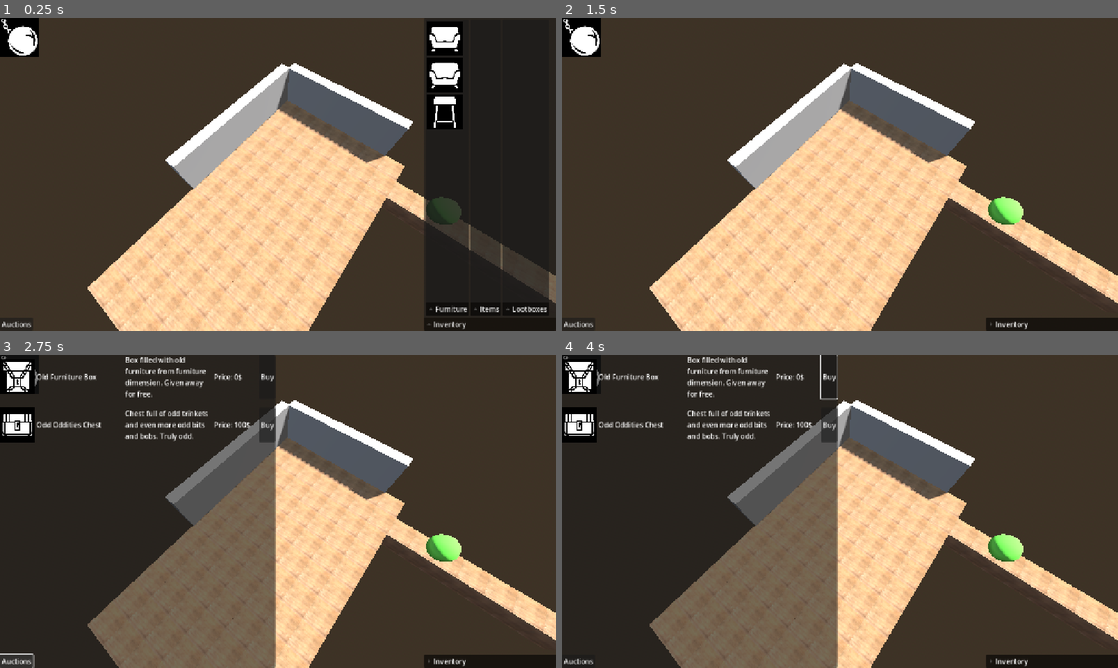
Above: before the commit, frames 1-4 (two rows, left to right).
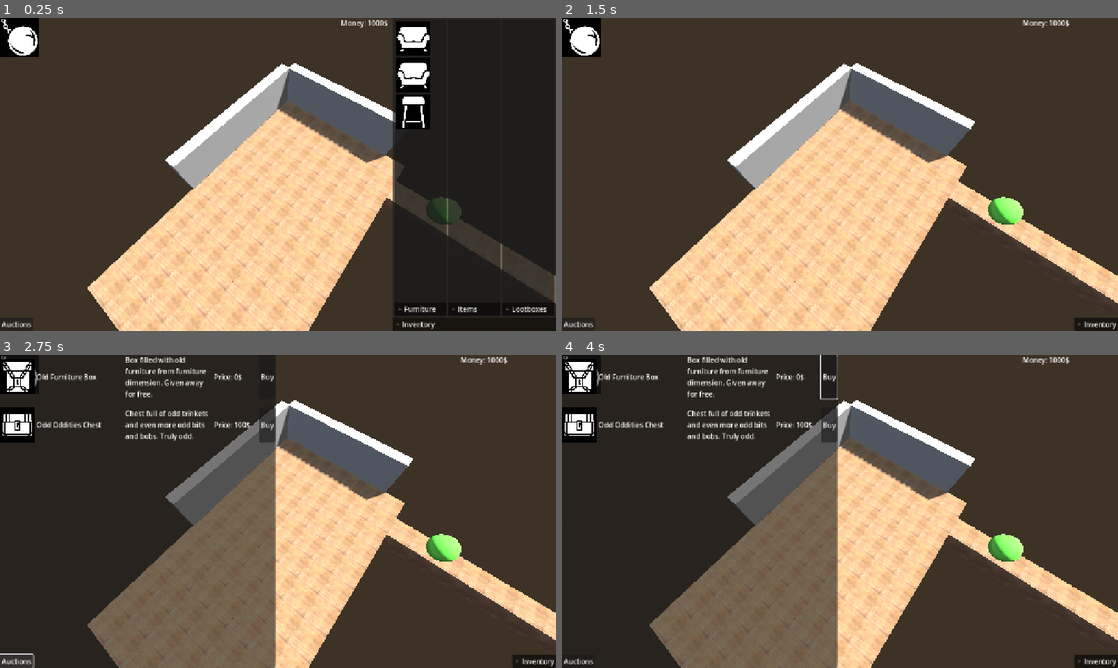
Above: after the commit, the same moments.

Repository: IkutiDev/furniture-hunter
Game: Godot game, scene res://player_room.tscn
Two runs of this game, one before a commit and one after it. Both use one fixed random seed, a clock stepped at 60 frames per second and the inputs below.
Inputs (mouse positions are in pixels of both pictures, inside the frame that each line leads up to; where the layout moved, square brackets give the same spot in the first picture):
- Up to frame 1 (0.25 s): no input
- Up to frame 2 (1.5 s): click (973, 39) [1006, 39] at 0.5 s; click (584, 36) at 1.25 s
- Up to frame 3 (2.75 s): click "Auctions" at 2 s
- Up to frame 4 (4 s): click "Buy" at 2.75 s; click (584, 373) at 3.5 s

The runs differ from the first frame. In frame 1, 8.0% of the frame differs, in the area x 61-100%, y 0-100%; in frame 2, 0.8%; in frame 3, 0.8%; in frame 4, 0.8%.

Commit message:
UI showing how much money player has

Diff:
--- a/UI/building_phase_ui.gd
+++ b/UI/inventory_ui.gd
@@ -10,12 +10,19 @@
 @export var item_button_scene : PackedScene
 @export var lootbox_button_scene : PackedScene
 
+@export var money_label : Label
+
 func _ready() -> void:
 	destroy_button.pressed.connect(destroy_furniture_button_pressed)
 	EventBus.available_furniture_changed.connect(update_furniture_inventory)
 	EventBus.available_items_changed.connect(update_items_inventory)
 	EventBus.available_lootboxes_changed.connect(update_lootboxes_inventory)
+	EventBus.money_value_changed.connect(on_money_value_changed)
 	update_furniture_inventory()
+	on_money_value_changed()
+
+func on_money_value_changed() -> void:
+	money_label.text = str(PlayerInventory.money) + "$"
 
 func destroy_furniture_button_pressed() -> void:
 	EventBus.deselect_current_furniture.emit()
--- a/UI/inventory_ui.tscn
+++ b/UI/inventory_ui.tscn
@@ -1,14 +1,12 @@
-[gd_scene load_steps=7 format=3 uid="uid://5eeyn2nbl4it"]
+[gd_scene load_steps=6 format=3 uid="uid://5eeyn2nbl4it"]
 
-[ext_resource type="Script" uid="uid://c1ja3t7yps2yn" path="res://UI/building_phase_ui.gd" id="1_qfk0h"]
+[ext_resource type="Script" uid="uid://c1ja3t7yps2yn" path="res://UI/inventory_ui.gd" id="1_qfk0h"]
 [ext_resource type="PackedScene" uid="uid://cwb6lpaeqxch" path="res://UI/furniture_icon_button.tscn" id="2_oaa25"]
 [ext_resource type="Texture2D" uid="uid://rts31v4bln5h" path="res://UI/WIP_icons/wrecking-ball.png" id="2_rymvy"]
 [ext_resource type="PackedScene" uid="uid://co6h4573ya6fr" path="res://UI/item_icon_button.tscn" id="3_skrcx"]
 [ext_resource type="PackedScene" uid="uid://dg83k0fhcv1t4" path="res://UI/lootbox_icon_button.tscn" id="4_ylc1n"]
 
-[sub_resource type="StyleBoxEmpty" id="StyleBoxEmpty_qfk0h"]
-
-[node name="InventoryUI" type="Control" node_paths=PackedStringArray("destroy_button", "main_inventory_fold_container", "furniture_inventory_visual_container", "items_inventory_visual_container", "lootboxes_inventory_visual_container")]
+[node name="InventoryUI" type="Control" node_paths=PackedStringArray("destroy_button", "main_inventory_fold_container", "furniture_inventory_visual_container", "items_inventory_visual_container", "lootboxes_inventory_visual_container", "money_label")]
 layout_mode = 3
 anchors_preset = 15
 anchor_right = 1.0
@@ -18,71 +16,82 @@
 mouse_filter = 2
 script = ExtResource("1_qfk0h")
 destroy_button = NodePath("RemoveFurnitureButton")
-main_inventory_fold_container = NodePath("InvetoryContainer/FoldableContainer")
-furniture_inventory_visual_container = NodePath("InvetoryContainer/FoldableContainer/HBoxContainer/FurnitureContainer/ScrollContainer/VBoxContainer")
-items_inventory_visual_container = NodePath("InvetoryContainer/FoldableContainer/HBoxContainer/ItemsContainer/ScrollContainer/VBoxContainer")
-lootboxes_inventory_visual_container = NodePath("InvetoryContainer/FoldableContainer/HBoxContainer/LootboxesContainer/ScrollContainer/VBoxContainer")
+main_inventory_fold_container = NodePath("HSplitContainer/FoldableContainer")
+furniture_inventory_visual_container = NodePath("HSplitContainer/FoldableContainer/HBoxContainer/FurnitureContainer/ScrollContainer/VBoxContainer")
+items_inventory_visual_container = NodePath("HSplitContainer/FoldableContainer/HBoxContainer/ItemsContainer/ScrollContainer/VBoxContainer")
+lootboxes_inventory_visual_container = NodePath("HSplitContainer/FoldableContainer/HBoxContainer/LootboxesContainer/ScrollContainer/VBoxContainer")
 furniture_button_scene = ExtResource("2_oaa25")
 item_button_scene = ExtResource("3_skrcx")
 lootbox_button_scene = ExtResource("4_ylc1n")
+money_label = NodePath("HSplitContainer/VBoxContainer/HBoxContainer/MoneyDynamicLabel")
 
-[node name="InvetoryContainer" type="HSplitContainer" parent="."]
+[node name="HSplitContainer" type="HSplitContainer" parent="."]
 layout_mode = 1
-anchors_preset = 15
+anchors_preset = 11
+anchor_left = 1.0
 anchor_right = 1.0
 anchor_bottom = 1.0
-grow_horizontal = 2
+grow_horizontal = 0
 grow_vertical = 2
-mouse_filter = 2
-split_offset = 330
 
-[node name="Panel" type="Panel" parent="InvetoryContainer"]
+[node name="VBoxContainer" type="VBoxContainer" parent="HSplitContainer"]
 layout_mode = 2
-size_flags_horizontal = 3
-mouse_filter = 2
-theme_override_styles/panel = SubResource("StyleBoxEmpty_qfk0h")
 
-[node name="FoldableContainer" type="FoldableContainer" parent="InvetoryContainer"]
+[node name="HBoxContainer" type="HBoxContainer" parent="HSplitContainer/VBoxContainer"]
+layout_mode = 2
+
+[node name="MoneyStaticLabel" type="Label" parent="HSplitContainer/VBoxContainer/HBoxContainer"]
+layout_mode = 2
+text = "Money:"
+
+[node name="MoneyDynamicLabel" type="Label" parent="HSplitContainer/VBoxContainer/HBoxContainer"]
+layout_mode = 2
+text = "9999$"
+
+[node name="FoldableContainer" type="FoldableContainer" parent="HSplitContainer"]
 layout_mode = 2
 size_flags_horizontal = 3
 title = "Inventory"
 title_position = 1
 
-[node name="HBoxContainer" type="HBoxContainer" parent="InvetoryContainer/FoldableContainer"]
+[node name="HBoxContainer" type="HBoxContainer" parent="HSplitContainer/FoldableContainer"]
 layout_mode = 2
 
-[node name="FurnitureContainer" type="FoldableContainer" parent="InvetoryContainer/FoldableContainer/HBoxContainer"]
+[node name="FurnitureContainer" type="FoldableContainer" parent="HSplitContainer/FoldableContainer/HBoxContainer"]
+custom_minimum_size = Vector2(120, 0)
 layout_mode = 2
 title = "Furniture"
 title_position = 1
 
-[node name="ScrollContainer" type="ScrollContainer" parent="InvetoryContainer/FoldableContainer/HBoxContainer/FurnitureContainer"]
+[node name="ScrollContainer" type="ScrollContainer" parent="HSplitContainer/FoldableContainer/HBoxContainer/FurnitureContainer"]
 layout_mode = 2
 
-[node name="VBoxContainer" type="VBoxContainer" parent="InvetoryContainer/FoldableContainer/HBoxContainer/FurnitureContainer/ScrollContainer"]
+[node name="VBoxContainer" type="VBoxContainer" parent="HSplitContainer/FoldableContainer/HBoxContainer/FurnitureContainer/ScrollContainer"]
 layout_mode = 2
 
-[node name="ItemsContainer" type="FoldableContainer" parent="InvetoryContainer/FoldableContainer/HBoxContainer"]
+[node name="ItemsContainer" type="FoldableContainer" parent="HSplitContainer/FoldableContainer/HBoxContainer"]
+custom_minimum_size = Vector2(120, 0)
 layout_mode = 2
 title = "Items"
 title_position = 1
 
-[node name="ScrollContainer" type="ScrollContainer" parent="InvetoryContainer/FoldableContainer/HBoxContainer/ItemsContainer"]
+[node name="ScrollContainer" type="ScrollContainer" parent="HSplitContainer/FoldableContainer/HBoxContainer/ItemsContainer"]
 layout_mode = 2
 
-[node name="VBoxContainer" type="VBoxContainer" parent="InvetoryContainer/FoldableContainer/HBoxContainer/ItemsContainer/ScrollContainer"]
+[node name="VBoxContainer" type="VBoxContainer" parent="HSplitContainer/FoldableContainer/HBoxContainer/ItemsContainer/ScrollContainer"]
 layout_mode = 2
 size_flags_horizontal = 4
 
-[node name="LootboxesContainer" type="FoldableContainer" parent="InvetoryContainer/FoldableContainer/HBoxContainer"]
+[node name="LootboxesContainer" type="FoldableContainer" parent="HSplitContainer/FoldableContainer/HBoxContainer"]
+custom_minimum_size = Vector2(120, 0)
 layout_mode = 2
 title = "Lootboxes"
 title_position = 1
 
-[node name="ScrollContainer" type="ScrollContainer" parent="InvetoryContainer/FoldableContainer/HBoxContainer/LootboxesContainer"]
+[node name="ScrollContainer" type="ScrollContainer" parent="HSplitContainer/FoldableContainer/HBoxContainer/LootboxesContainer"]
 layout_mode = 2
 
-[node name="VBoxContainer" type="VBoxContainer" parent="InvetoryContainer/FoldableContainer/HBoxContainer/LootboxesContainer/ScrollContainer"]
+[node name="VBoxContainer" type="VBoxContainer" parent="HSplitContainer/FoldableContainer/HBoxContainer/LootboxesContainer/ScrollContainer"]
 layout_mode = 2
 size_flags_horizontal = 4
 
--- a/event_bus.gd
+++ b/event_bus.gd
@@ -13,6 +13,8 @@
 signal set_price_on_furniture(furniture)
 signal furniture_sold()
 
+signal money_value_changed()
+
 signal start_day()
 signal end_day()
 signal start_night()
--- a/non_persons/test_buy_spot.tscn
+++ b/non_persons/test_buy_spot.tscn
@@ -16,6 +16,7 @@
 collision_mask = 0
 monitoring = false
 script = ExtResource("1_0528c")
+metadata/_edit_group_ = true
 
 [node name="CollisionShape3D" type="CollisionShape3D" parent="."]
 shape = SubResource("SphereShape3D_lj6pj")
--- a/player_inventory.gd
+++ b/player_inventory.gd
@@ -24,10 +24,12 @@
 	if money - amount < 0:
 		return false
 	money -= amount
+	EventBus.money_value_changed.emit()
 	return true
 
 func earn_money(amount : int) -> void:
 	money += amount
+	EventBus.money_value_changed.emit()
 
 func remove_furniture_from_inventory(data : FurnitureData) -> void:
 	furniture.erase(data)
--- a/player_inventory.tscn
+++ b/player_inventory.tscn
@@ -8,3 +8,4 @@
 [node name="PlayerInventory" type="Node"]
 script = ExtResource("1_mdht6")
 furniture = Array[ExtResource("2_xv76c")]([ExtResource("3_i8bca"), ExtResource("3_i8bca"), ExtResource("4_3amdi")])
+money = 1000
Renamed: UI/building_phase_ui.gd.uid -> UI/inventory_ui.gd.uid
Not shown: 1 places in non_persons/test_buy_spot.tscn that only renumber resources
